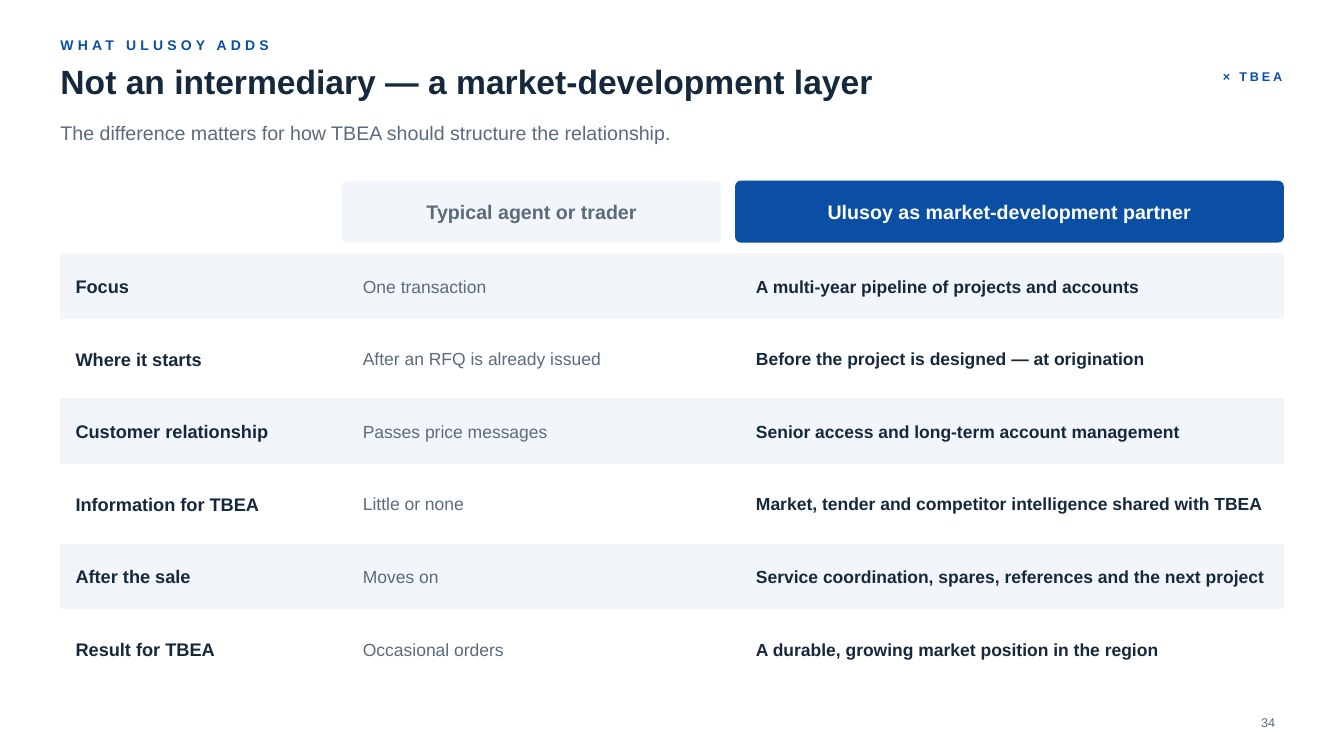
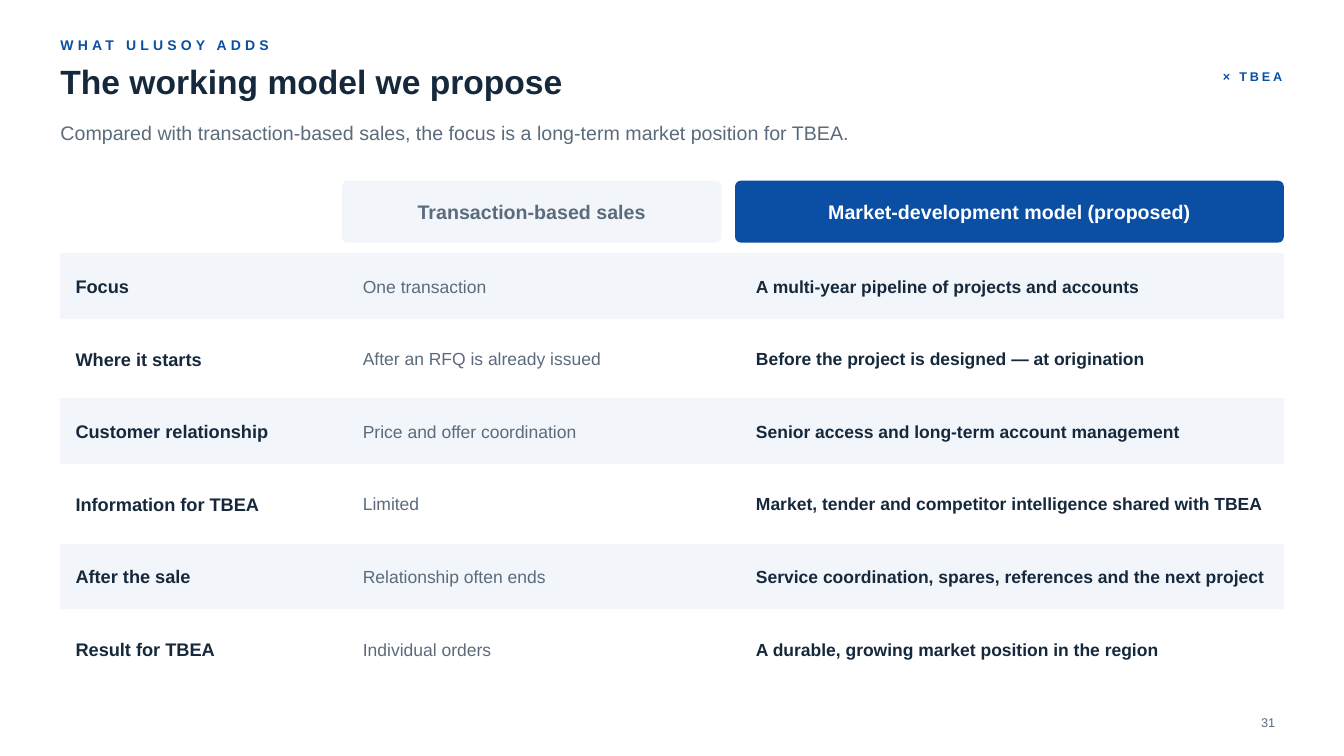
Before and after one commit to taimoorRazi/MultiTransformer, a slide deck: slide 31 of TBEA_HQ_Partnership_v2/Ulusoy - TBEA Partnership.pptx (slide 34 before the commit). Drawn at 1344x756 pixels with LibreOffice and Linux fonts; fonts in the diff are those of the drawing; background and template pictures are left out. Boxes give left, top, right and bottom in pixels: in the first picture for what was removed or moved away, otherwise in the second. Text is boxed around its words. In the diff, an @@ line names an element or a change of style, - is before the commit and + after.

```diff
--- a/TBEA_HQ_Partnership_v2/Ulusoy - TBEA Partnership.pptx
+++ b/TBEA_HQ_Partnership_v2/Ulusoy - TBEA Partnership.pptx
@@ title at (60,69,562,101): text changed @@
-Not an intermediary — a market-development layer
+The working model we propose
@@ text at (60,126,849,144): text changed @@
-The difference matters for how TBEA should structure the relationship.
+Compared with transaction-based sales, the focus is a long-term market position for TBEA.
@@ text at (418,205,645,219): text changed @@
-Typical agent or trader
+Transaction-based sales
@@ text at (828,204,1190,223): text changed @@
-Ulusoy as market-development partner
+Market-development model (proposed)
@@ text at (363,425,576,438): text changed @@
-Passes price messages
+Price and offer coordination
@@ text at (363,497,419,510): text changed @@
-Little or none
+Limited
@@ text at (363,570,546,587): text changed @@
-Moves on
+Relationship often ends
@@ text at (363,643,492,656): text changed @@
-Occasional orders
+Individual orders
@@ page number at (1261,718,1275,727): text changed @@
-34
+31
```
Also in this commit, not shown: 25 other slides changed, 1 slide added, 5 slides removed, 17 other files.
